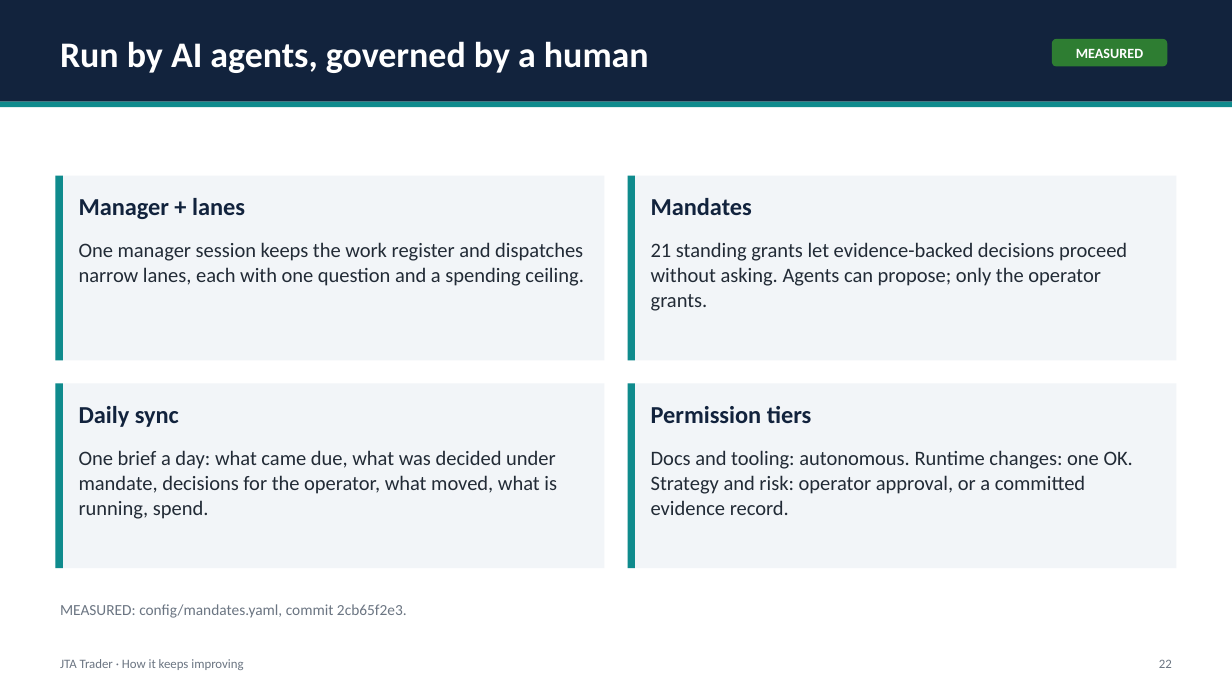
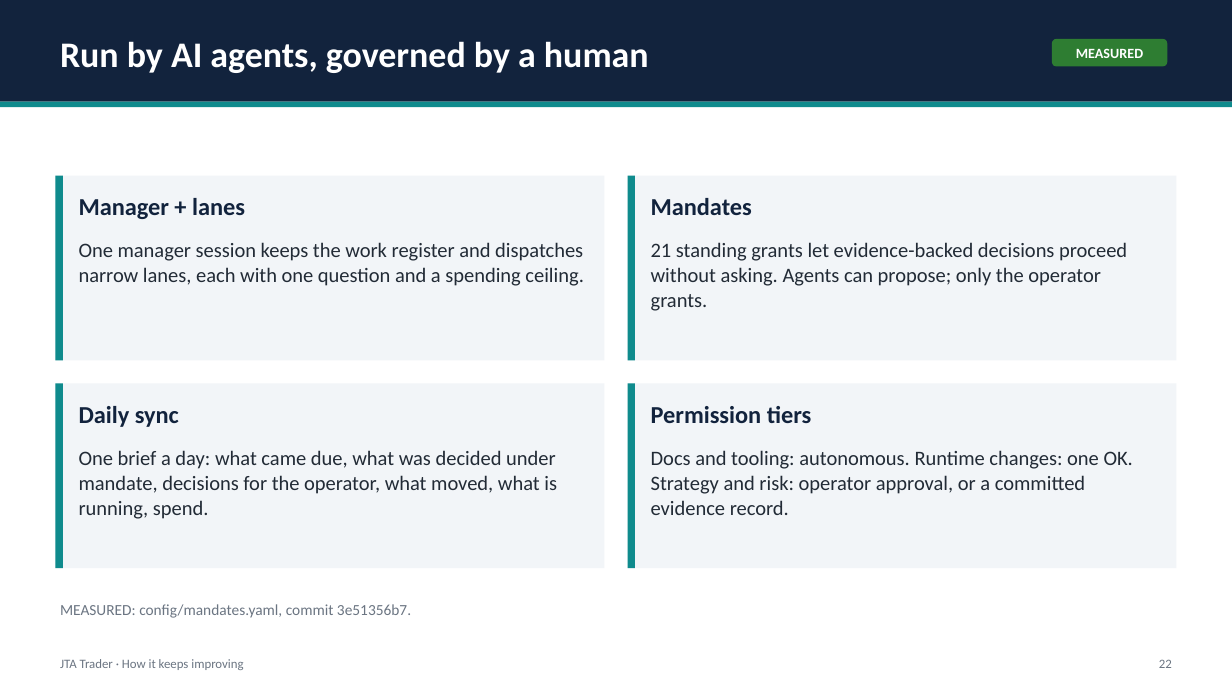
Before and after one commit to benbaichmankass/JTA-Trader, a slide deck: slide 22 of docs/pitch/jta-trader-pitch-deck.pptx. Drawn at 1232x693 pixels with LibreOffice and Linux fonts; fonts in the diff are those of the drawing. Boxes give left, top, right and bottom in pixels: in the first picture for what was removed or moved away, otherwise in the second. Text is boxed around its words. In the diff, an @@ line names an element or a change of style, - is before the commit and + after.

```diff
--- a/docs/pitch/jta-trader-pitch-deck.pptx
+++ b/docs/pitch/jta-trader-pitch-deck.pptx
@@ text at (60, 604, 411, 618): text changed @@
-MEASURED: config/mandates.yaml, commit 2cb65f2e3.
+MEASURED: config/mandates.yaml, commit 3e51356b7.
```
Also in this commit, not shown: 7 other slides changed, 2 other files.
